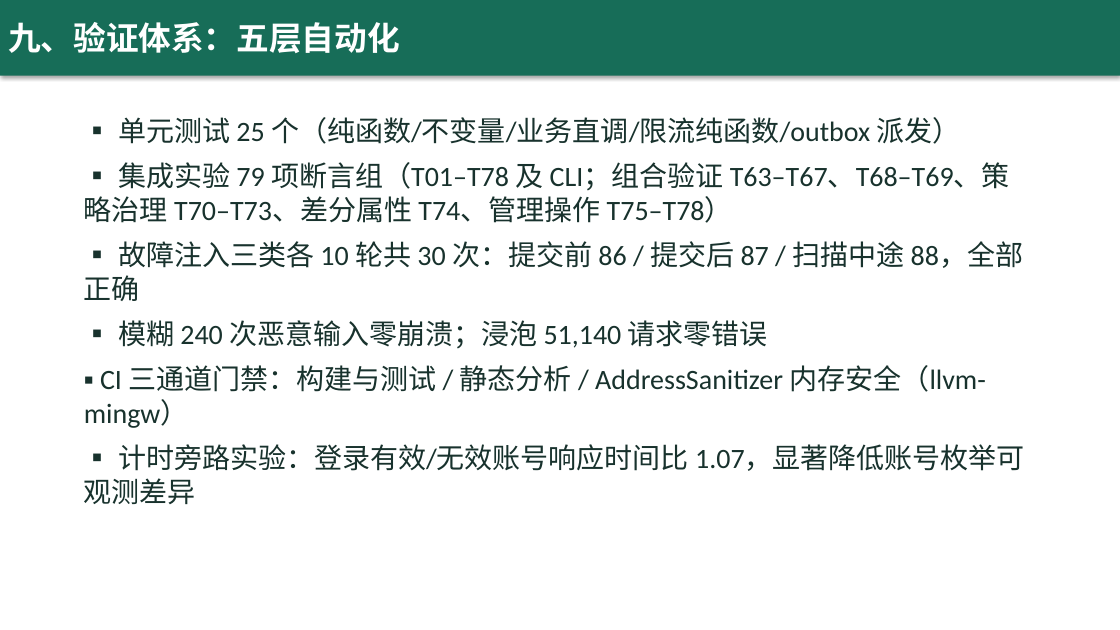
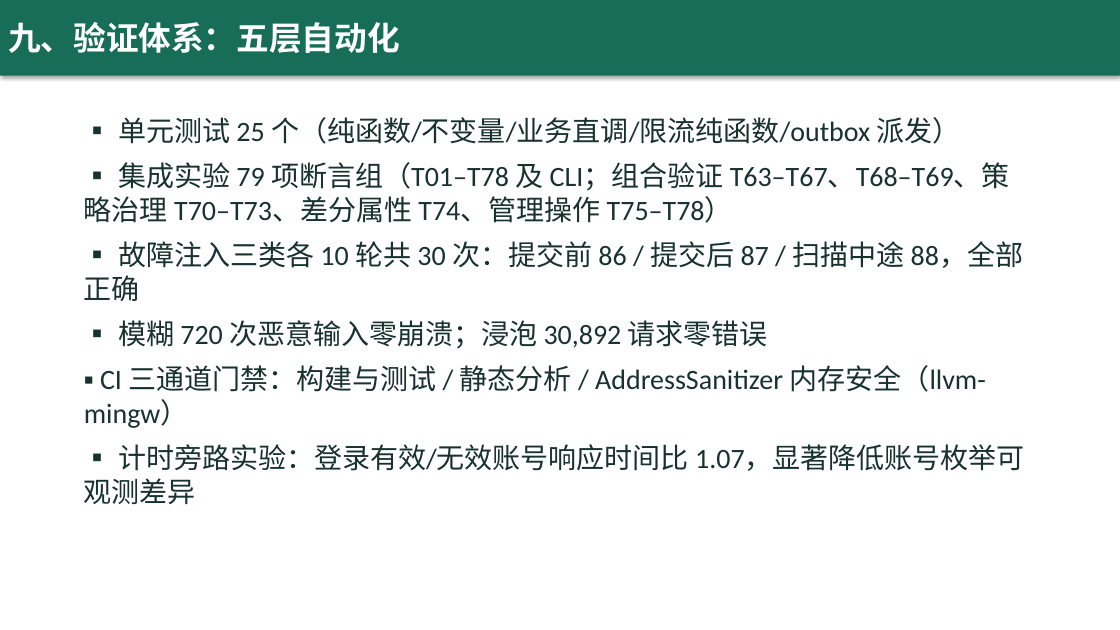
Before and after one commit to yq6666-66/lab-booking-system, a slide deck: slide 10 of docs/thesis/答辩演示.pptx. Drawn at 1120x630 pixels with LibreOffice and Linux fonts; fonts in the diff are those of the drawing. Boxes give left, top, right and bottom in pixels: in the first picture for what was removed or moved away, otherwise in the second. Text is boxed around its words. In the diff, an @@ line names an element or a change of style, - is before the commit and + after.

Commit message:
v1.17.0 发布态 16 通道完整复验全绿 + 证据刷新与 9 处文档对账 (#2)
通道：构建+单元 25/25、-fanalyzer 零告警、契约 56/56+14/14、文档门禁 7/7、
集成 full 79/79（720 并发零超卖+30 故障注入恢复）、前端门禁 36/36、E2E 8/8、
模糊 720 次（719 4xx+1 有效登录+零 5xx）、安全（时序/注入）、灰盒 8/8、
供应链 4/4、浸泡 60s+300s=30,892 请求零错误（ws +2.8MB/句柄 +38 无持续增长）、
候补压力（20 用户 5 席 FIFO 正确）、安装部署 8/8、混合负载零错误、基准无回退。

文档对账（随新证据一致化）：浸泡 51,140→30,892（README/手册/PPT/论文 6.7/竞品分析）、
模糊 240→720（fuzz 默认已扩至 120 轮×6 工人）、手册 63→67 路由/52→56 契约/24→25 单元/v1.17.0、
UAT 52→56+CI 四通道、大纲 24/42→25/79 与调试记录十例、演示脚本 24/52→25/56、
OPTIMIZATION_PLAN 24→25 单元；docx 与 PPT 重生成。

```diff
--- a/docs/thesis/答辩演示.pptx
+++ b/docs/thesis/答辩演示.pptx
@@ text at box(118, 320, 768, 349): text changed @@
-▪ 模糊 240 次恶意输入零崩溃；浸泡 51,140 请求零错误
+▪ 模糊 720 次恶意输入零崩溃；浸泡 30,892 请求零错误
```
Also in this commit, not shown: 1 other slide changed, 28 other files.
